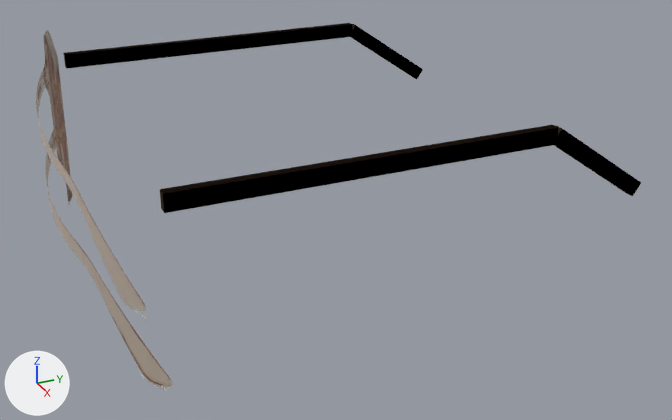
The glTF model public/ar/3d/002050976900134.glb as it was, and as the next commit left it.
Camera for both pictures: a camera (50 mm lens) standing at (0.27, -0.027, 0.111) and looking at (0.012, 0.089, -0.018). The axes (+X, +Y, +Z) are drawn at lower left. The lights are the same throughout. The picture after the commit comes second. Vertices at exactly the same position are counted once.

Names of what the first picture shows: 'anteojo'.
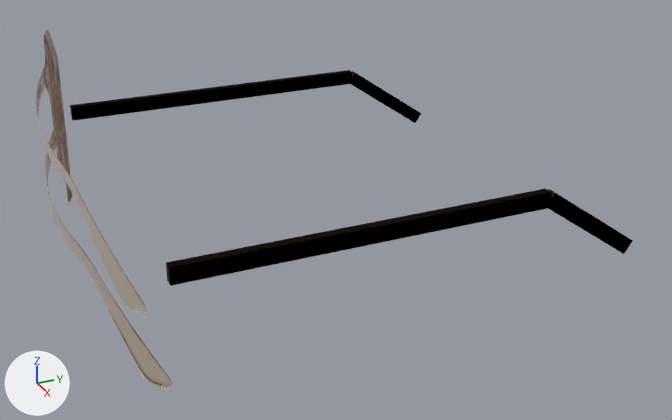
What differs and where, as boxes [x1, y1, x2, y2] in the pictures (672 x 420 px; the box of a moved part takes in the faces that stretch with it):
'anteojo', reshaped
    before: [36, 23, 641, 391]
    after: [36, 30, 633, 391]
part 1 of me_mesh_0, moved or reshaped
    before: [64, 23, 352, 68]
    after: [70, 70, 352, 121]
part 2 of me_mesh_0, moved or reshaped
    before: [350, 24, 423, 79]
    after: [351, 71, 421, 123]
part 3 of me_mesh_0, moved or reshaped
    before: [160, 125, 558, 213]
    after: [166, 188, 552, 286]
part 4 of me_mesh_0, moved or reshaped
    before: [554, 126, 641, 196]
    after: [547, 189, 633, 254]

The edits, one by one:
me_mesh_0 has 98 vertices, 112 faces and spans x -0.071..0.071, y 0.0..0.164, z -0.033..0.033.
me_mesh_0 is used by ob_anteojo; location (0.0, 0.0, 0.0).
me_mesh_0 part 1: the loose piece of 8 vertices spanning x -0.069..-0.067, y 0.018..0.131, z 0.018..0.023 is moved by (0.0, 0.0, -0.02).
me_mesh_0 part 2: the loose piece of 8 vertices spanning x -0.069..-0.067, y 0.13..0.164, z -0.004..0.023 is moved by (0.0, 0.0, -0.02).
me_mesh_0 part 3: the loose piece of 8 vertices spanning x 0.067..0.069, y 0.018..0.131, z 0.018..0.023 is moved by (0.0, 0.0, -0.02).
me_mesh_0 part 4: the loose piece of 8 vertices spanning x 0.067..0.069, y 0.13..0.164, z -0.004..0.023 is moved by (0.0, 0.0, -0.02).
